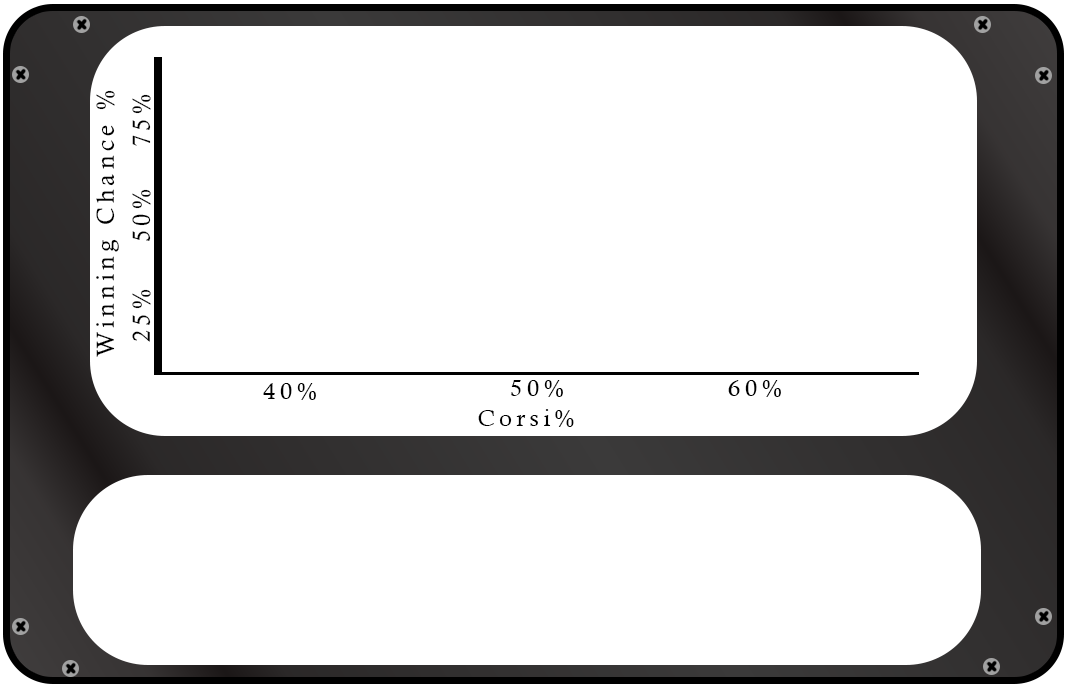
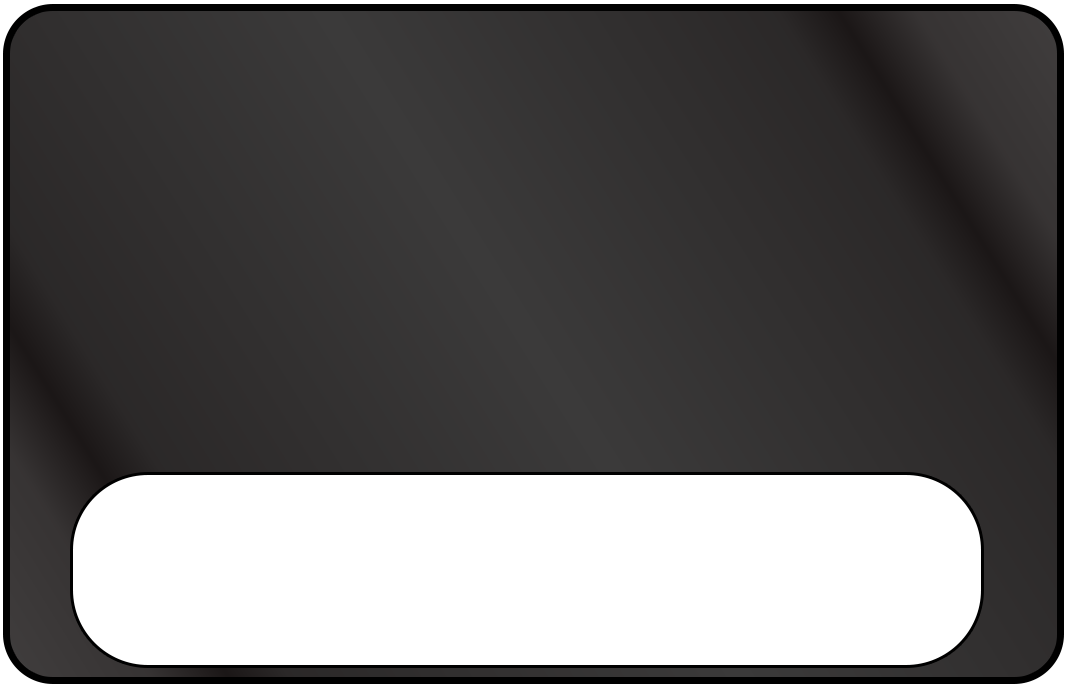
Revision of a layered 1080×700 image; what changed, layer by layer:
hid group "Group 1 copy 7" (2 layers) over [983, 658, 1000, 675]
hid group "Group 1 copy 6" (2 layers) over [1035, 608, 1052, 625]
hid group "Group 1 copy 5" (2 layers) over [1035, 67, 1052, 84]
hid "Layer 1" (3rd of 8, in "Group 1 copy 5") over [1038, 69, 1049, 82]
hid group "Group 1 copy 4" (2 layers) over [974, 16, 991, 33]
hid group "Group 1 copy 3" (2 layers) over [73, 16, 90, 33]
hid group "Group 1 copy 2" (2 layers) over [12, 66, 29, 83]
hid group "Group 1 copy" (2 layers) over [12, 618, 29, 635]
hid group "Group 1" (2 layers) over [62, 660, 79, 677]
hid "60%" over [728, 380, 781, 397]
hid "50%" (1st of 2, in "graph") over [511, 380, 563, 397]
hid "40%" over [263, 383, 316, 400]
painted on "Rounded Rectangle 3" over [82, 494, 103, 650]
hid "75%" over [132, 94, 151, 146]
hid "50%" (2nd of 2, in "graph") over [132, 189, 151, 241]
hid "25%" over [132, 289, 151, 342]
hid "Winning Chance %" over [96, 90, 119, 357]
hid "Corsi%" over [478, 409, 574, 427]
hid "Shape 2" over [154, 372, 919, 375]
hid "Shape 1" over [154, 57, 162, 375]
hid "Rounded Rectangle 2" over [90, 26, 977, 436]
painted on "Rounded Rectangle 1" over [12, 16, 1052, 677]
